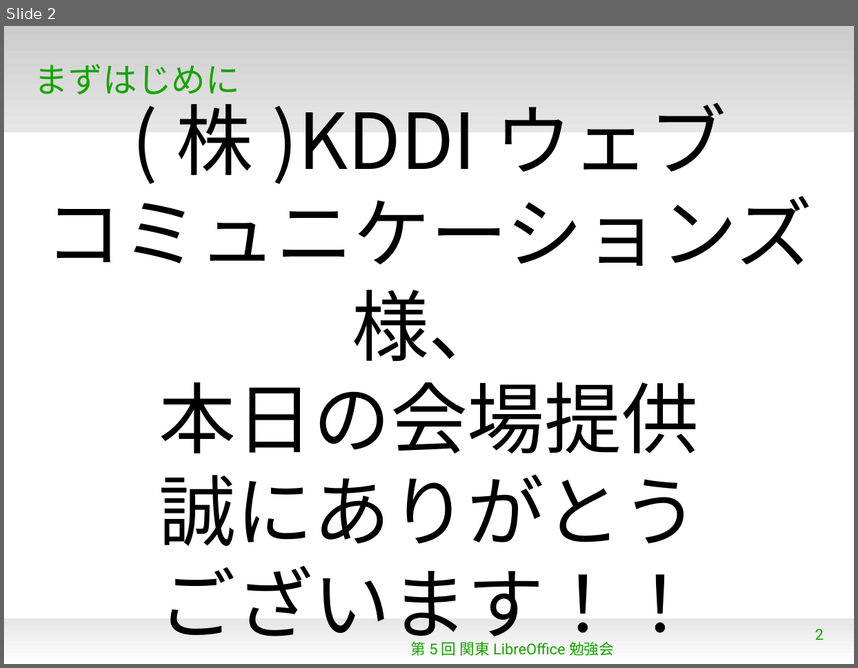
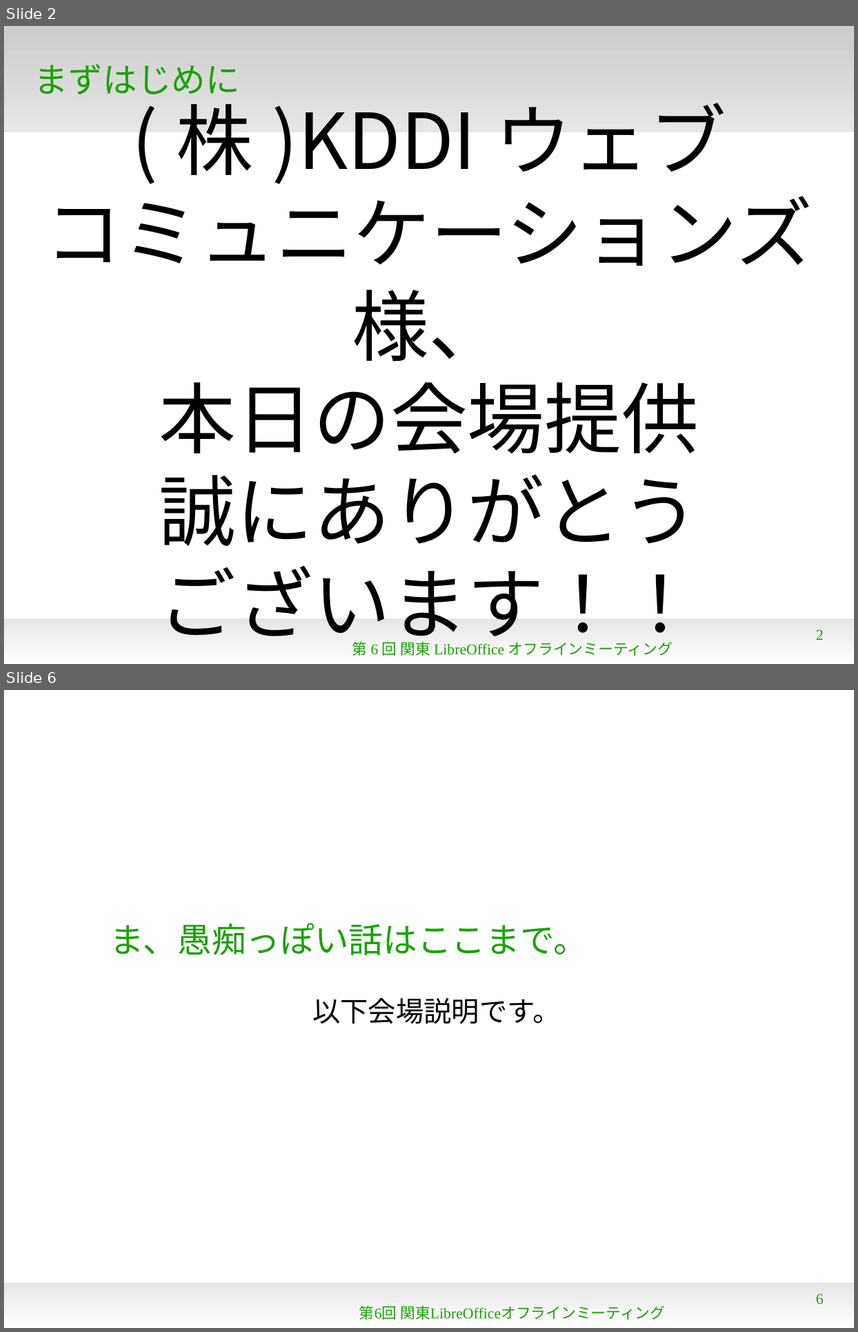
Before and after one commit to naruoga/KantoLibreOffice, a slide deck: Jun2013/OpeningTalk.odp. Shown one above the other, each under a label of ours: slide 2 before the commit, slides 2 and 6 after it; the slides between them are not shown. The pictures are 858x668 and 858x1332 pixels, drawn with LibreOffice and Linux fonts; fonts in the diff are those of the drawing; background and template pictures are left out. Boxes give left, top, right and bottom in pixels: in the first picture for what was removed or moved away, otherwise in the second. Text is boxed around its words. In the diff, an @@ line names an element or a change of style, - is before the commit and + after.

```diff
--- a/Jun2013/OpeningTalk.odp
+++ b/Jun2013/OpeningTalk.odp
@@ slide 6 added at [4,690,854,1328], background #FFFFFF; not listed: 1 template element that a slide beside it also shows @@
@@ title added at [110,923,588,955], 32 pt, text #18A303 @@
+ま、愚痴っぽい話はここまで。
@@ subtitle added at [312,998,560,1024], 26 pt, text #000000 @@
+以下会場説明です。
@@ text added at [359,1305,665,1319], 14 pt, text #18A303 @@
+第6回 関東LibreOfficeオフラインミーティング
@@ page number added at [816,1293,824,1304], 14 pt, text #18A303 @@
+6
@@ slide 2 changed as well @@
@@ page number at [816,629,824,639]: font Roboto to Times New Roman @@
@@ text at [352,641,430,655]: text changed; font Roboto to Times New Roman @@
-第5回 関東LibreOffice勉強会
+第6回 関東LibreOfficeオフラインミーティング
```
Also in this commit, not shown: 9 other slides changed, 3 other slides added, 2 slides removed.
